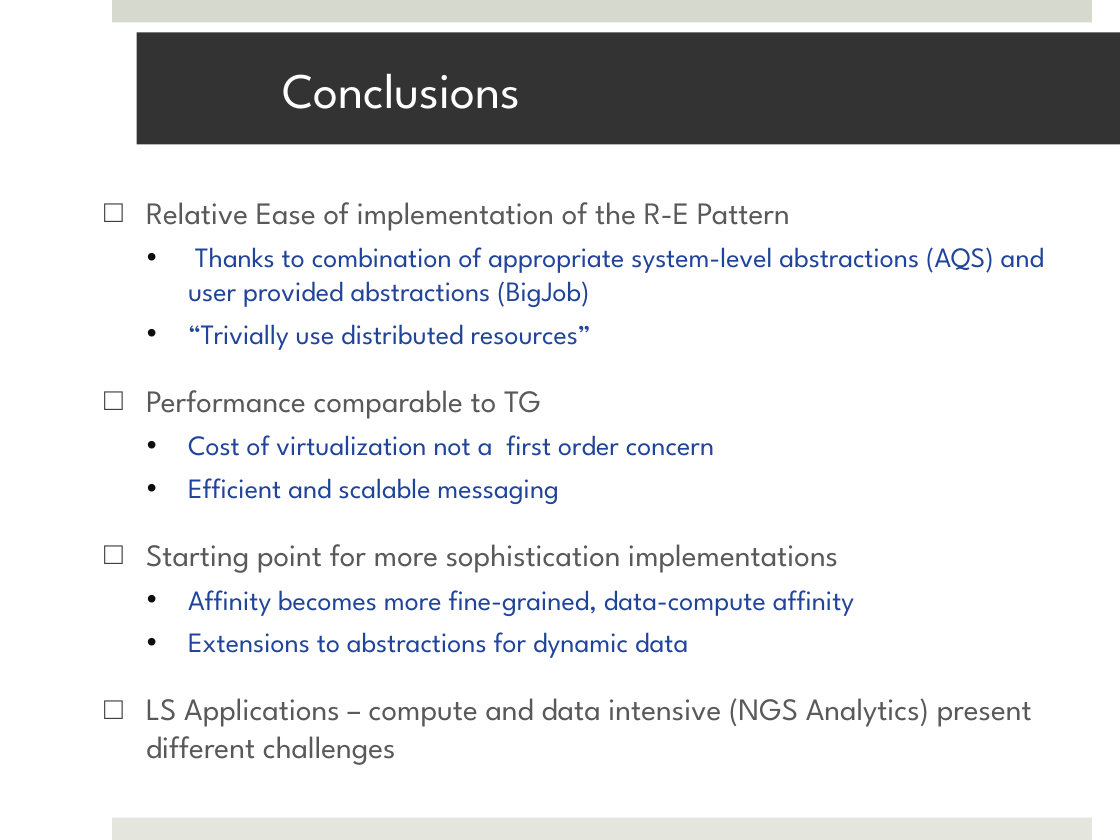
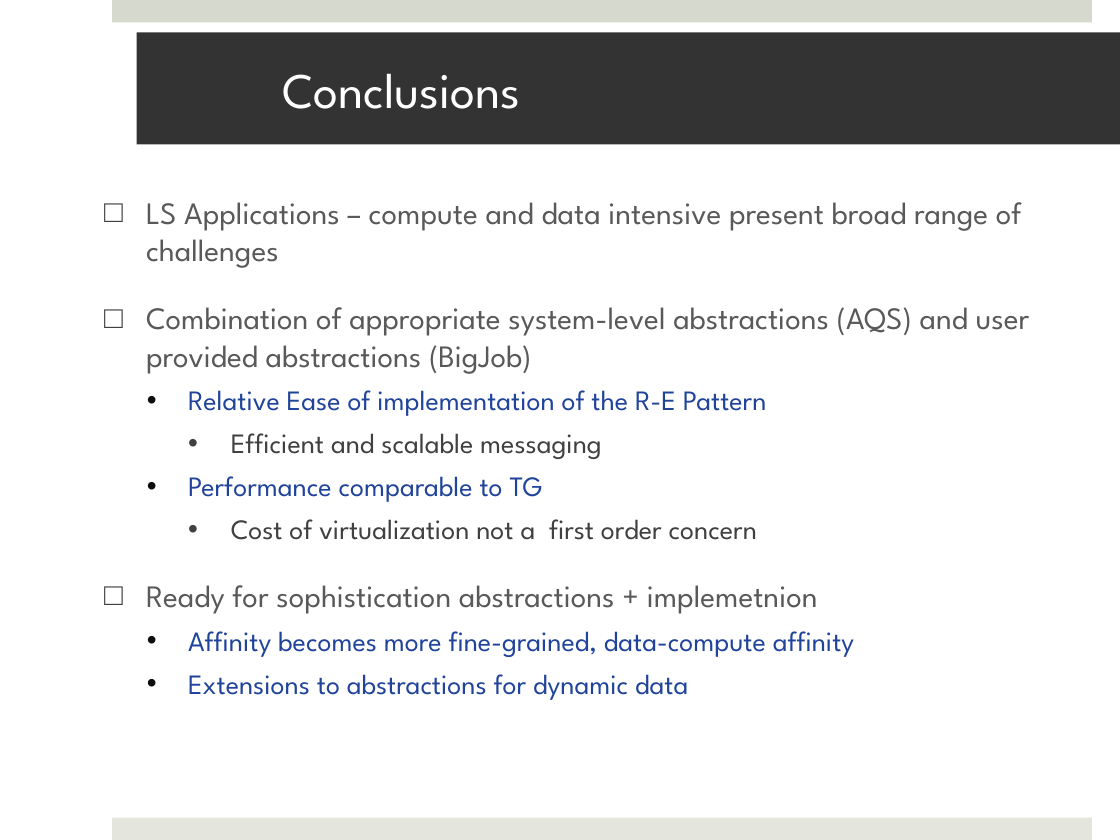
Before and after one commit to saga-project/saga-cpp-legacy-projects, a slide deck: slide 33 of saga-talks/abstractions_for_ls-microsoft.pptx (slide 32 before the commit). Drawn at 1120x840 pixels with LibreOffice and Linux fonts; fonts in the diff are those of the drawing; background and template pictures are left out. Boxes give left, top, right and bottom in pixels: in the first picture for what was removed or moved away, otherwise in the second. Text is boxed around its words. In the diff, an @@ line names an element or a change of style, - is before the commit and + after.

```diff
--- a/saga-talks/abstractions_for_ls-microsoft.pptx
+++ b/saga-talks/abstractions_for_ls-microsoft.pptx
@@ text at bbox=[146, 202, 1030, 374]: paragraphs added @@
+□ LS Applications – compute and data intensive present broad range of challenges
+□ Combination of appropriate system-level abstractions (AQS) and user provided abstractions (BigJob)
@@ text at bbox=[188, 390, 766, 540]: size 20 to 18 pt, text colour #595959 to #21449B in "Relative Ease of implementation of the R-E ...", "Performance comparable to TG"; text colour #21449B to #404040 in "Cost of virtualization not a first order ..."; bullet □ to •; list level 1 to 2 in "Relative Ease of implementation of ..."; bullet colour #404040 to #0D0D0D; list level 1 to 2 in "Performance comparable to TG"; list level 2 to 3 in "Cost of virtualization not a ..."; bullet colour #0D0D0D to #404040 @@
@@ text at bbox=[231, 433, 602, 459]: text changed; text colour #21449B to #404040 @@
-  • Thanks to combination of appropriate system-level abstractions (AQS) and user provided abstractions (BigJob)
-  • “Trivially use distributed resources”
+    • Efficient and scalable messaging
@@ text at bbox=[146, 585, 818, 614]: text changed @@
-  • Efficient and scalable messaging
-□ Starting point for more sophistication implementations
+□ Ready for sophistication abstractions + implemetnion
@@ text at bbox=[146, 698, 1032, 765]: paragraph removed @@
-□ LS Applications – compute and data intensive (NGS Analytics) present different challenges
```
Also in this commit, not shown: 13 other slides changed, 3 slides added, 6 slides removed.
